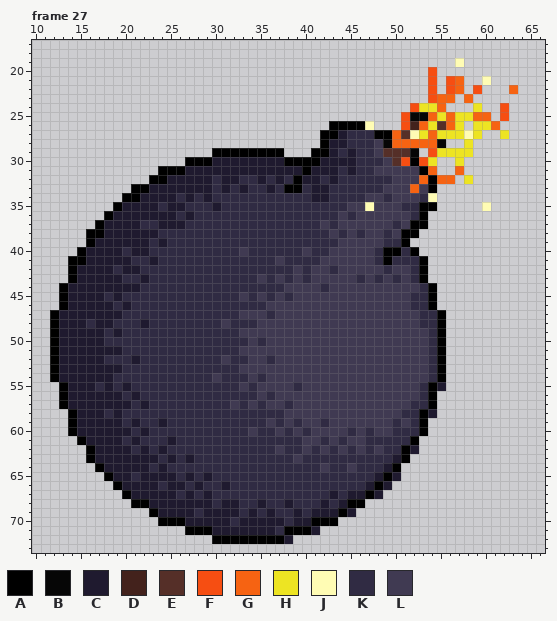
Two states of a animated GIF sprite, res/bomb.gif. The first picture shows the starting point.
The file is 80x80 pixels, 36 frames. Shown: frame 27: x 10..66, y 17..73. The commit also changed other frames, which this record leaves out.
Palette (. is transparent): A #000000  B #060606  C #1f1a2f  D #43221c  E #552f28  F #f64e12  G #f66312  H #ede423  J #fffcb4  K #302b43  L #403a52
Pixels before, frame 27 (only the part around the change), first column x 10:
17 ......................................................
18 ......................................................
19 ...............................................J......
20 ............................................F.........
21 ............................................F.FG..J...
22 ............................................F.FG.F...G
23 ............................................FGG.G.....
24 ..........................................FHHG...H..F.
25 .........................................FBBGHGHHGG.F.
26 .................................AAAAJ...FDGHEGH.HHG..
27 ................................AACKKKAAGEJHGHHHJH..H.
28 ................................ACCKKKLBGGGGGB..H.....
29 ....................AAAAAAAA...AACKCKKLEEEB.FHHHH.....
30 .................AAACCCCCCCCAAAACCCCKKKLEFAFH..H......
31 ..............AAACCCCCCCCCCCCCACCCKCKKLLLLLAG..G......
32 .............AACCCCCKCCKKCKCKACCKCKKKKKKLLLGAGG.H.....
33 ...........AACCCCCCCKCKCKKCKAAKCCKKKKKKLLLGLA.........
34 ..........AACCCCKCKCKKKKKKKKKKKCCKKKKLLKLLLKJ.........
35 .........ACCCCKCCKKKCKKKKKKKKKKKKKKLLJLLLKKAA.....J...
36 ........ACCCCCCCKCKKKKKKKKKKKKKKKKLKLLLLLLKA..........
37 .......ACCCCKKCCCKKKKKKKKKKKKKKKLKLLLLLLKLAA..........
38 ......AACCCCCCKKKKKKKKKKKKKKKKKKKLKLKLLKLAA...........
39 ......ACCCCCCKCKKKKKKKKKKKKKKKKKKKLLLLLKKA............
40 .....ACCCCKCCKKKKKKKKKKLKKKKKKLKKLLLLLKAAKA...........
41 ....AACCCCCKKCKKKKKKKKKKKKKLKKKKLLLLLLKAKKKA..........
42 ....ACCCCKCCKKKKKKKKKKKKKKKKKLKLLKLLLLLKLLKA..........
43 ....ACCCCCKKCKKKKKKKKKKKKLKLKLKLLLLLKLKLKLKA..........
44 ...ACCCCCCCCKKKKKKKKKKKKKKKKLLLLKLLLLLLLLLLKA.........
45 ...ACCCCKCKKKKKKKKKKKKKLKLKLKLLLLLLLLLLLLLKKA.........
46 ...ACCCCCKCKKKKKKKKKKKKKKKLLLLLLLLLLLLLLLLKKA.........
47 ..ACCCCCCCKKKKKKKKKKKKKLLLKLLLLLLLLLLLLLLLLKKA........
48 ..ACCCKCCKKKCKKKKKKKKLKKKLLLLLLLLLLLLLLLLLLKKA........
49 ..ACCCCCKCKKKKKKKKKKKKKLLLLLLLLLLLLLLLLLLLLLKA........
50 ..ACCCCCKKKKKKKKKKKKKKKKLKLLLLLLLLLLLLLLLLLLKA........
51 ..ACCCCCCCKKKKKKKKKKKKKLLLLLLLLLLLLLLLLLLLLLKA........
52 ..ACCCCCKKKCKKKKKKKKKLKKLLKLLLLLLLLLLLLLLLLLKA........
53 ..ACCCCCCCKKKKKKKKKKKKKLLLLLLLLLLLLLLLLLLLLLKA........
54 ..ACCCCCCKKKKKKKKKKKLKKKLKLLLLLLLLLLLLLLLLLLKA........
55 ...ACCCKCKCKKKKKKKKKKKKLKLLLLKLLLLLLLLLLLLLKAC........
56 ...ACCCCCCKCKKKKKKKKKKKKKLKLLLLLLLLLLLLLLLLKA.........
57 ...ACCCCCCCKCKKKKKKKKKLKLKLLKLLLLLLLLLLLLLKKA.........
58 ....ACCCKCKKKKKKKKKKKKKKKKKKLLLLLLLLLLLLLKKAC.........
59 ....ACCCCCKCKKCKKKKKKKKKKKLKLKLLKLLLLLLLKLKA..........
60 ....ACCCCCCKCKKKKKKKKKKKLKKLKLKLLLLKLKLLKKKA..........
61 .....ACCCCKCKKKCKKKKKKKKKKKKKKLLKLKLLKKKKKA...........
62 ......ACCCCKCKCKKKKKKKKKKKKLKKLKLKLKLKLKKAC...........
63 ......ACCCCCCCKCKCKKKKKKKKKKKLKKKKKKKKKKCA............
64 .......ACCCCCKCKKKKKKKKKKKKKKKKKLKKLKKKCA.............
65 ........ACCKCCCCKCKCKKKKKKKKKKKKKKKKKKCAC.............
66 .........ACCCCKCCKCKKCKKKKKKKKKKKKKKKCAC..............
67 ..........ACCCCCKCKCKKKKKKKKKKKKKCKCCAC...............
68 ...........AACCCCCCCKCCKKCKKCKKKCKCAA.................
69 .............ACCCCKCCCCKCKCKKCKCCCAC..................
70 ..............AAACCCCCKCCCCCKCCAAA....................
71 .................AAACCCCCCCKAAAC......................
72 ....................AAAAAAAAC.........................
73 ......................................................
And afterwards:
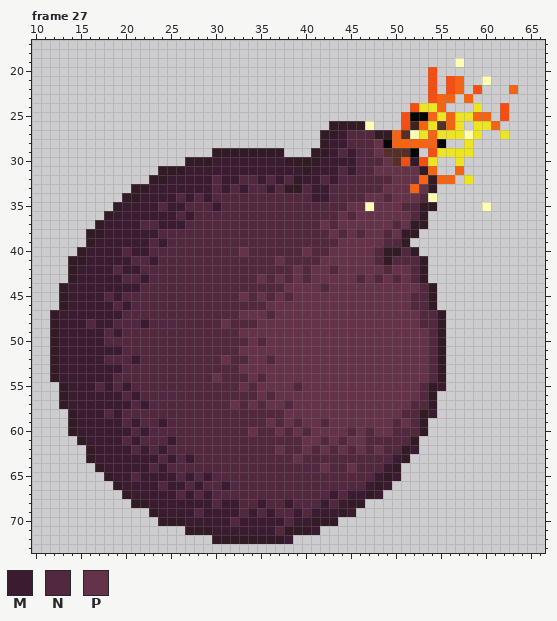
Colours new in this view: M #3a1b2f  N #52283e  P #643349
The commit says: Added desert background and updated bomb animation
The edit:
colour A: #000000 -> #331b25
Changed rows in their new state; - is a pixel that keeps its letter.
Frame 27:
first column x 13:
27 -------------------------------MNNN--------
28 ------------------------------MMNNNP-------
29 ------------------------------MNMNNP-------
30 -----------------MMMMMMMM----MMMMNNNP------
31 --------------MMMMMMMMMMMMM-MMMNMNNPPPPP---
32 ------------MMMMMNMMNNMNMN-MMNMNNNNNNPPP---
33 ----------MMMMMMMNMNMNNMN--NMMNNNNNNPPP-P--
34 ---------MMMMNMNMNNNNNNNNNNNMMNNNNPPNPPPN--
35 -------MMMMNMMNNNMNNNNNNNNNNNNNNPP-PPPNN---
36 ------MMMMMMMNMNNNNNNNNNNNNNNNNPNPPPPPPN---
37 -----MMMMNNMMMNNNNNNNNNNNNNNNPNPPPPPPNP----
38 -----MMMMMMNNNNNNNNNNNNNNNNNNNPNPNPPNP-----
39 ----MMMMMMNMNNNNNNNNNNNNNNNNNNNPPPPPNN-----
40 ---MMMMNMMNNNNNNNNNNPNNNNNNPNNPPPPPN--N----
41 ---MMMMMNNMNNNNNNNNNNNNNPNNNNPPPPPPN-NNN---
42 --MMMMNMMNNNNNNNNNNNNNNNNNPNPPNPPPPPNPPN---
43 --MMMMMNNMNNNNNNNNNNNNPNPNPNPPPPPNPNPNPN---
44 -MMMMMMMMNNNNNNNNNNNNNNNNPPPPNPPPPPPPPPPN--
45 -MMMMNMNNNNNNNNNNNNNPNPNPNPPPPPPPPPPPPPNN--
46 -MMMMMNMNNNNNNNNNNNNNNNPPPPPPPPPPPPPPPPNN--
47 MMMMMMMNNNNNNNNNNNNNPPPNPPPPPPPPPPPPPPPPNN-
48 MMMNMMNNNMNNNNNNNNPNNNPPPPPPPPPPPPPPPPPPNN-
49 MMMMMNMNNNNNNNNNNNNNPPPPPPPPPPPPPPPPPPPPPN-
50 MMMMMNNNNNNNNNNNNNNNNPNPPPPPPPPPPPPPPPPPPN-
51 MMMMMMMNNNNNNNNNNNNNPPPPPPPPPPPPPPPPPPPPPN-
52 MMMMMNNNMNNNNNNNNNPNNPPNPPPPPPPPPPPPPPPPPN-
53 MMMMMMMNNNNNNNNNNNNNPPPPPPPPPPPPPPPPPPPPPN-
54 MMMMMMNNNNNNNNNNNPNNNPNPPPPPPPPPPPPPPPPPPN-
55 -MMMNMNMNNNNNNNNNNNNPNPPPPNPPPPPPPPPPPPPN-M
56 -MMMMMMNMNNNNNNNNNNNNNPNPPPPPPPPPPPPPPPPN--
57 -MMMMMMMNMNNNNNNNNNPNPNPPNPPPPPPPPPPPPPNN--
58 --MMMNMNNNNNNNNNNNNNNNNNNPPPPPPPPPPPPPNN-M-
59 --MMMMMNMNNMNNNNNNNNNNNPNPNPPNPPPPPPPNPN---
60 --MMMMMMNMNNNNNNNNNNNPNNPNPNPPPPNPNPPNNN---
61 ---MMMMNMNNNMNNNNNNNNNNNNNNPPNPNPPNNNNN----
62 ----MMMMNMNMNNNNNNNNNNNNPNNPNPNPNPNPNN-M---
63 ----MMMMMMMNMNMNNNNNNNNNNNPNNNNNNNNNNM-----
64 -----MMMMMNMNNNNNNNNNNNNNNNNNPNNPNNNM------
65 ------MMNMMMMNMNMNNNNNNNNNNNNNNNNNNM-M-----
66 -------MMMMNMMNMNNMNNNNNNNNNNNNNNNM-M------
67 --------MMMMMNMNMNNNNNNNNNNNNNMNMM-M-------
68 ----------MMMMMMMNMMNNMNNMNNNMNM-----------
69 -----------MMMMNMMMMNMNMNNMNMMM-M----------
70 --------------MMMMMNMMMMMNMM---------------
71 -----------------MMMMMMMN---M--------------
72 -------------------------M-----------------
Changed places in both pictures, as pixel boxes (x1, y1, x2, y2):
changed: (50, 121, 446, 544)
